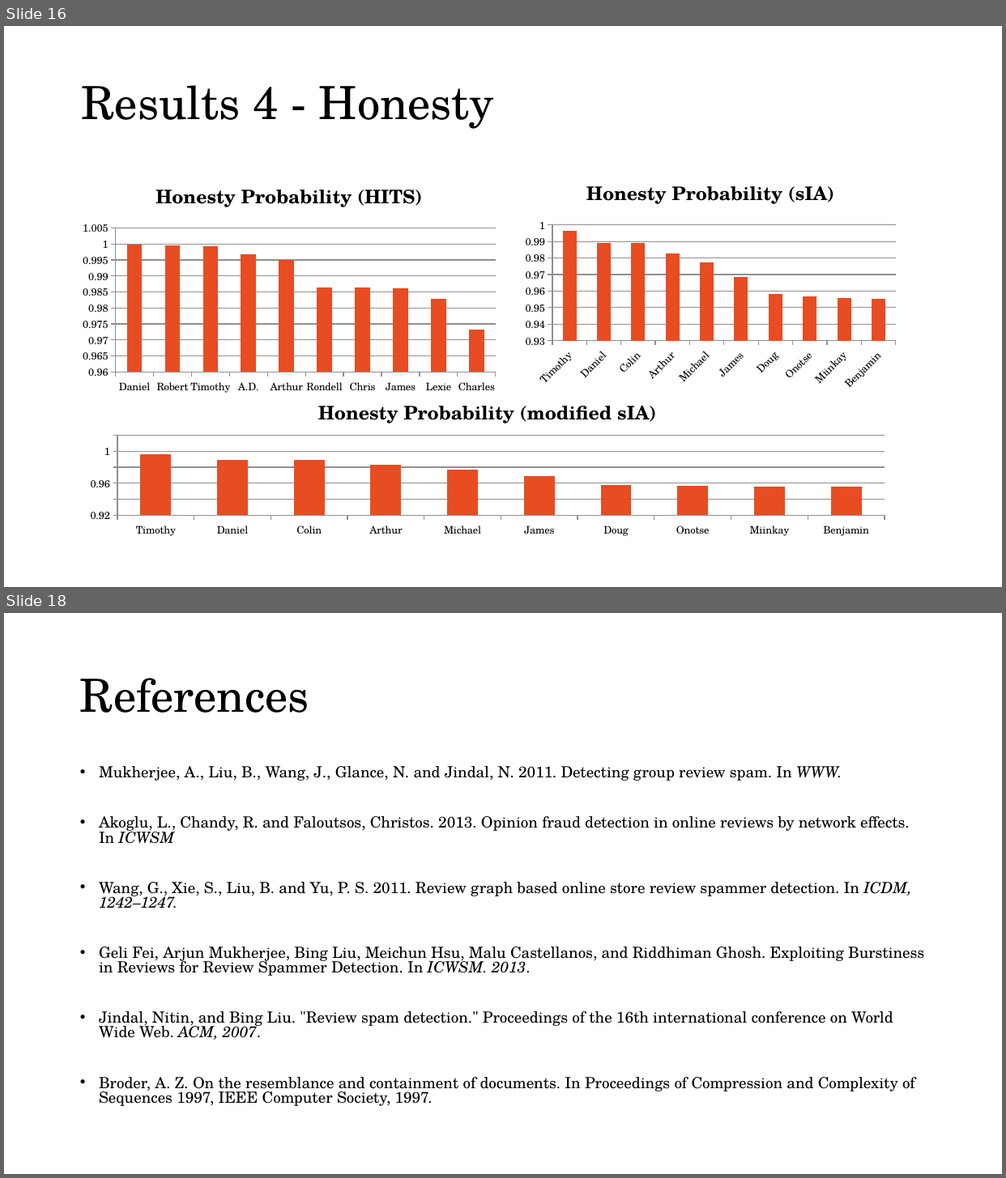
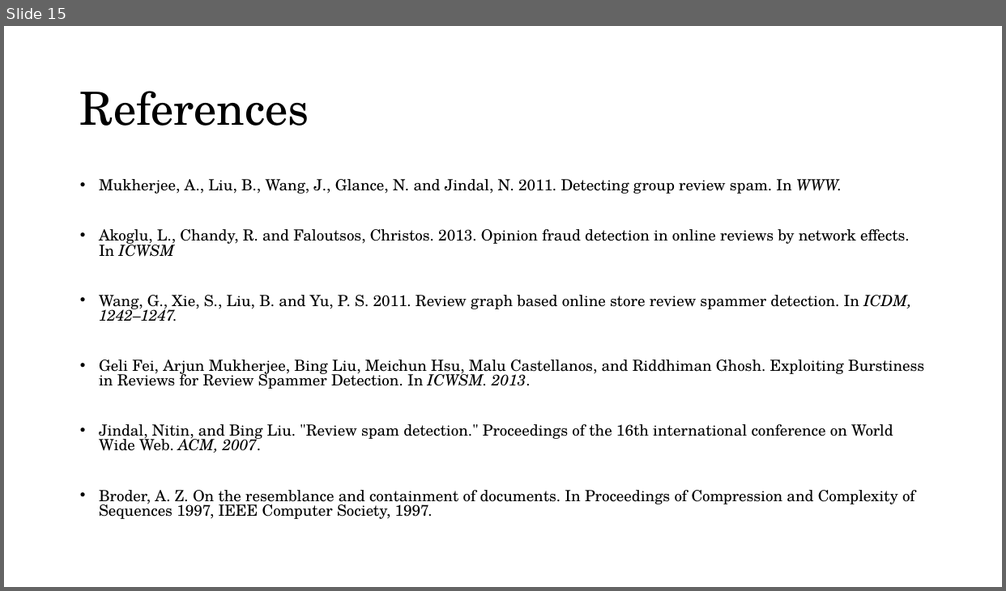
Before and after one commit to rkumar2468/Mining, a slide deck: Documents/Presentation/Course591-Final-Presentation.pptx. Shown one above the other, each under a label of ours: slides 16 and 18 before the commit, slide 15 after it; the slides between them are not shown. The pictures are 1006x1178 and 1006x591 pixels, drawn with LibreOffice and Linux fonts; fonts in the diff are those of the drawing. Boxes give left, top, right and bottom in pixels: in the first picture for what was removed or moved away, otherwise in the second. Text is boxed around its words. In the diff, an @@ line names an element or a change of style, - is before the commit and + after.

```diff
--- a/Documents/Presentation/Course591-Final-Presentation.pptx
+++ b/Documents/Presentation/Course591-Final-Presentation.pptx
@@ slide 16 removed at (x1=4, y1=26, x2=1002, y2=587), background #FFFFFF @@
@@ title removed at (x1=81, y1=85, x2=494, y2=129) @@
-Results 4 - Honesty
@@ column chart removed at (x1=74, y1=168, x2=504, y2=399) @@
-title "Honesty Probability (HITS)"
-categories: Daniel, Robert, Timothy, A.D., Arthur, Rondell, Chris, James, Lexie, Charles
-Honesty Probability (HITS): 1, 1, 1, 1, 1, 0.99, 0.99, 0.99, 0.98, 0.97
@@ column chart removed at (x1=518, y1=165, x2=903, y2=396) @@
-title "Honesty Probability (sIA)"
-categories: Timothy, Daniel, Colin, Arthur, Michael, James, Doug, Onotse, Miinkay, Benjamin
-Honesty Probability (sIA): 1, 0.99, 0.99, 0.98, 0.98, 0.97, 0.96, 0.96, 0.96, 0.96
@@ column chart removed at (x1=74, y1=386, x2=901, y2=541) @@
-title "Honesty Probability (modified sIA)"
-categories: Timothy, Daniel, Colin, Arthur, Michael, James, Doug, Onotse, Miinkay, Benjamin
-Series 1: 1, 0.99, 0.99, 0.98, 0.98, 0.97, 0.96, 0.96, 0.96, 0.96
@@ what was slide 18 is now slide 15 @@
```
Also in this commit, not shown: 7 slides changed, 2 other slides removed.
